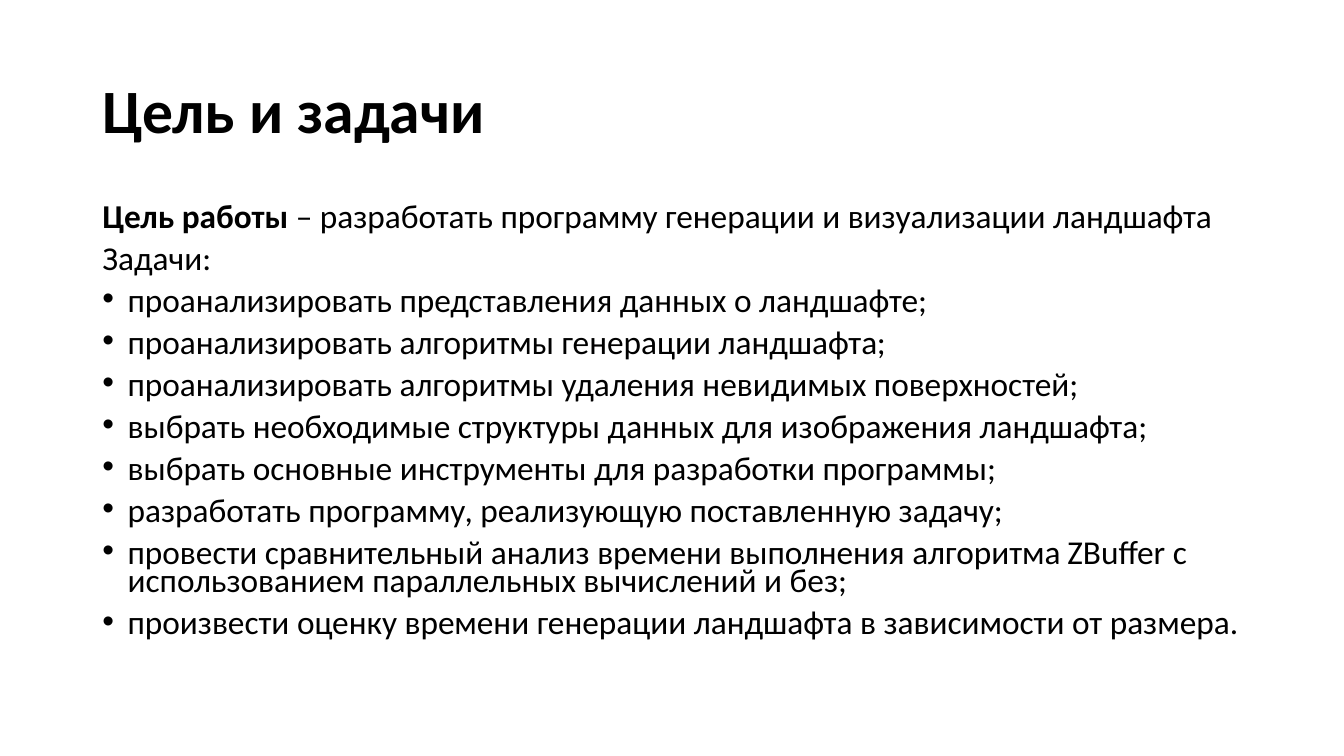
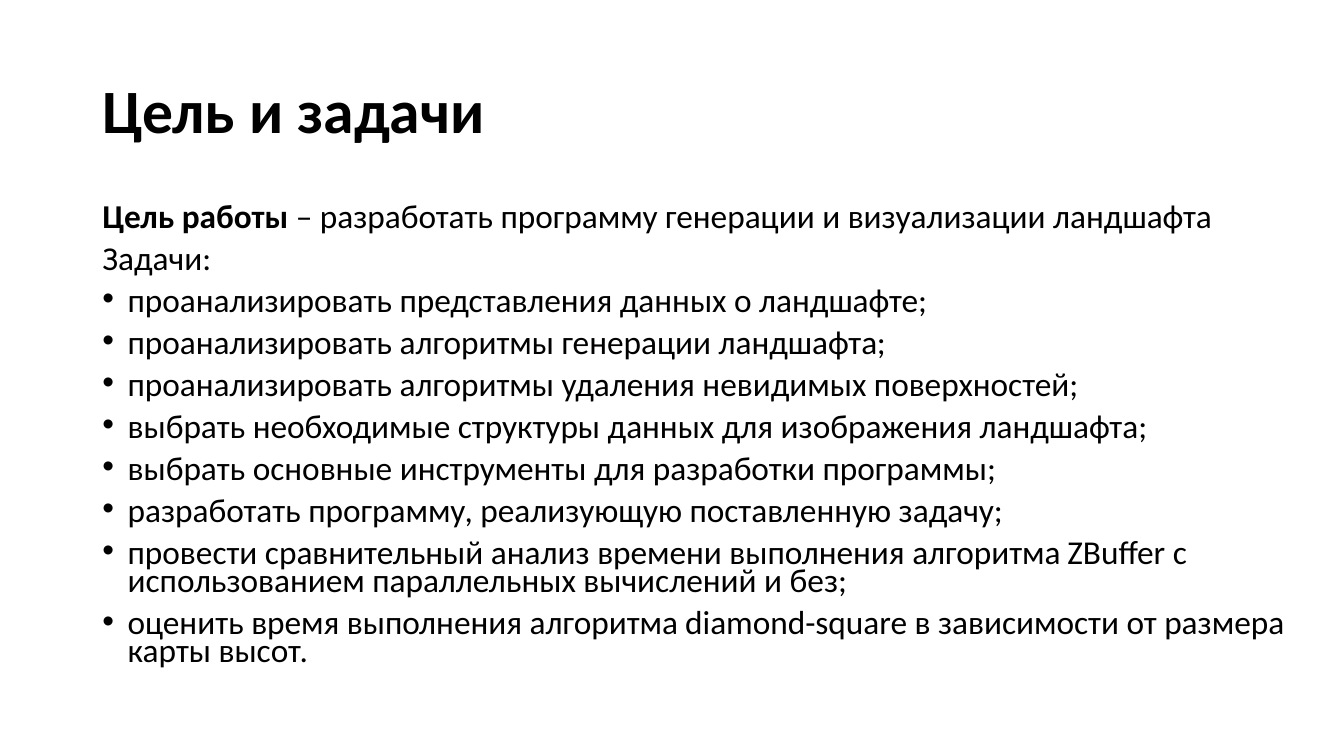
Before and after one commit to Inlucker/LandscapeTest, a slide deck: slide 2 of Presentation/Pronin LandscapeGen.pptx. Drawn at 1344x756 pixels with LibreOffice and Linux fonts; fonts in the diff are those of the drawing. Boxes give left, top, right and bottom in pixels: in the first picture for what was removed or moved away, otherwise in the second. Text is boxed around its words. In the diff, an @@ line names an element or a change of style, - is before the commit and + after.

```diff
--- a/Presentation/Pronin LandscapeGen.pptx
+++ b/Presentation/Pronin LandscapeGen.pptx
@@ text at box(128, 611, 1284, 668): text changed @@
-• произвести оценку времени генерации ландшафта в зависимости от размера.
+• оценить время выполнения алгоритма diamond-square в зависимости от размера карты высот.
```
Also in this commit, not shown: 2 other slides changed, 1 slide added, 3 other files.
